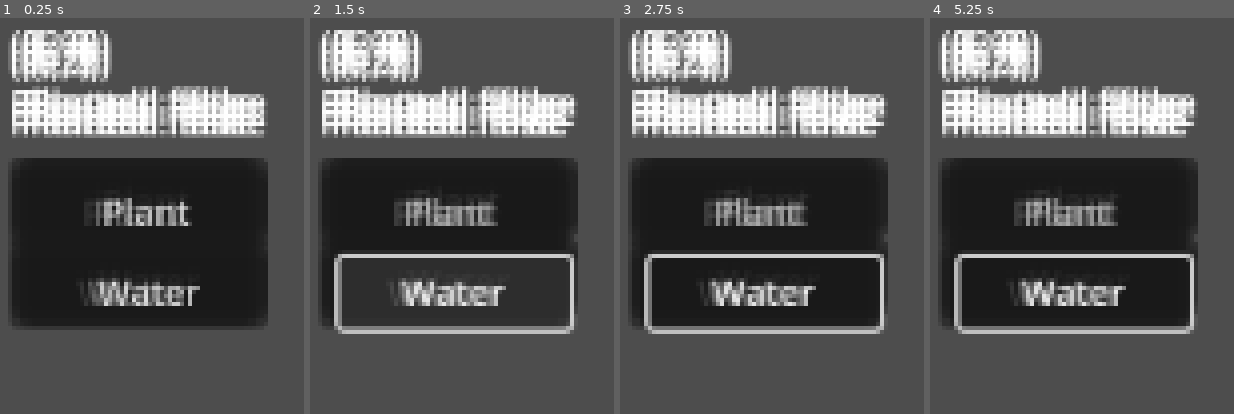
Above: before the commit, frames 1-4 (left to right).
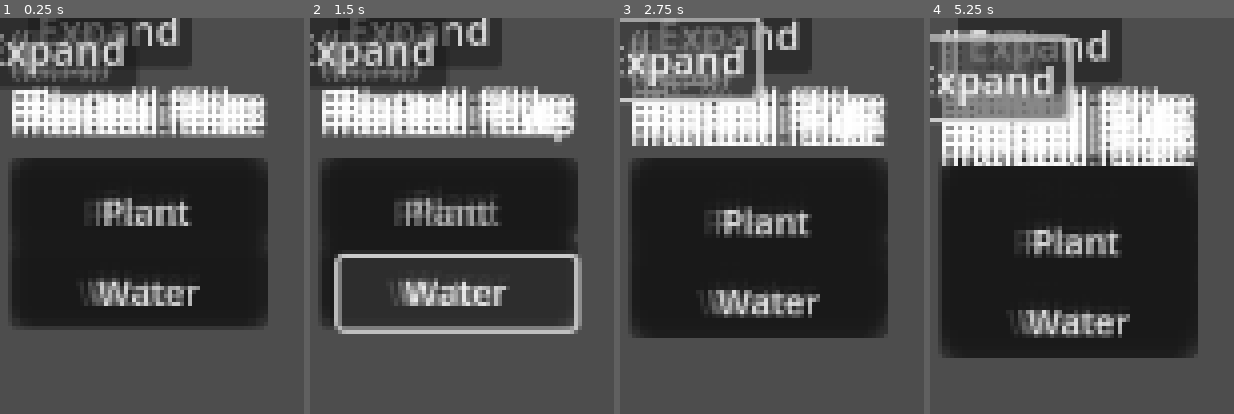
Above: after the commit, the same moments.

Repository: AtkinTC/Godot-Garden
Game: Godot game, scene res://Scenes/main.tscn
Two runs of this game, one before a commit and one after it. Both use one fixed random seed, a clock stepped at 60 frames per second and the inputs below.
Inputs (mouse positions are in pixels of both pictures, inside the frame that each line leads up to):
- Up to frame 1 (0.25 s): no input
- Up to frame 2 (1.5 s): click "Plant" at 0.5 s; click "Water" at 1.25 s
- Up to frame 3 (2.75 s): click (729, 29) at 2 s, where only the run after the commit has a clickable "Expand"
- Up to frame 4 (5.25 s): click (984, 57) at 2.75 s, where only the run after the commit has a clickable "Expand"; click "Plant" at 3.5 s; click "Water" at 4.25 s; click (1039, 37) at 5 s, where only the run after the commit has a clickable "Expand"

The runs differ from the first frame. In frame 1, 8.7% of the frame differs, in the area x 0-64%, y 0-18%; in frame 2, 12%; in frame 3, 21%; in frame 4, 35%, in the area x 0-89%, y 0-86%.

Commit message:
Moved garden logic out of main into new PlantManager singleton and GardenGrid class

Diff:
--- /dev/null
+++ b/Scenes/Garden/GardenGrid.gd
@@ -0,0 +1,39 @@
+extends Control
+class_name GardenGrid
+
+@onready var garden_plot_node_scene : PackedScene = preload("res://Scenes/Garden/GardenPlotNode.tscn")
+
+@onready var grid : GridContainer = $UIGrid/Grid
+
+var width: int = 3
+var height: int = 3
+
+# Called when the node enters the scene tree for the first time.
+func _ready():
+	PlantManager.setup_garden_plots(width, height)
+	reset_grid_plots()
+
+func reset_grid_plots():
+	for child in grid.get_children():
+		child.queue_free()
+
+	grid.set_columns(width)
+
+	for y in height:
+		for x in width:
+			var garden_plot_node : GardenPlotNode = garden_plot_node_scene.instantiate()
+			garden_plot_node.set_plot_coord(Vector2(x,y))
+			grid.add_child(garden_plot_node)
+
+func expand(right: int, down: int):
+	width += right
+	height += down
+
+	PlantManager.setup_garden_plots(width, height)
+	reset_grid_plots()
+
+func _on_expand_right_button_pressed():
+	expand(1,0)
+
+func _on_expand_left_button_pressed():
+	expand(0,1)
--- a/Scenes/Garden/GardenPlot.gd
+++ b/Scenes/Garden/GardenPlot.gd
@@ -2,12 +2,19 @@
 
 var coord : Vector2 = Vector2.ZERO
 
+var plant_key : String
 var planted : bool = false
 var grow_progress : int = 0
 var grow_capacity : int = 1000
 
 var water_capacity : int = 500
 var water_level : int = 0
+
+var grow_speed_unsatisfied : int = 1
+var grow_speed_satisfied : int = 1
+var water_consumption : int = 1
+
+var plant_display_name : String
 
 # Called when the node enters the scene tree for the first time.
 func _ready():
@@ -16,11 +23,36 @@
 func set_coord(_coord : Vector2):
 	coord = _coord
 
-func plant_plot():
+func plant_plot(_plant_key : String= ""):
+	if(_plant_key == ""):
+		plant_key = PlantManager.selected_plant_key
+	else:
+		plant_key = _plant_key
+
+	var plant_type := PlantManager.get_plant_type(plant_key)
+
+	if(plant_type == null || plant_type.size() == 0):
+		return
+
 	planted = true
+	grow_capacity = plant_type[PlantManager.GROW_CAPACITY]
+	grow_speed_unsatisfied = plant_type[PlantManager.GROW_SPEED_UNSATISFIED]
+	grow_speed_satisfied = plant_type[PlantManager.GROW_SPEED_SATISFIED]
+	water_consumption = plant_type[PlantManager.WATER_CONSUMPTION]
+	plant_display_name = plant_type[PlantManager.DISPLAY_NAME]
 
-func water_plot():
-	water_level = water_capacity
+func water_plot(water_amount : int = -1, override_capacity : bool = false):
+	var new_water_level = water_level
+	if(water_amount == -1):
+		## fills to capacity, or doesn't change if already above capacity
+		new_water_level = max(water_capacity, water_level)
+	else:
+		new_water_level = water_level + water_amount
+		if(!override_capacity):
+			## increase is capped by water_capacity, but doesn't change if already above capacity
+			new_water_level = max(water_level, min(new_water_level, water_capacity))
+
+	water_level = new_water_level
 
 func step():
 	if(grow_progress >= grow_capacity):
@@ -28,10 +60,10 @@
 		grow_progress = 0
 
 	if(planted):
-		grow_progress += 2 if water_level > 0 else 1
+		grow_progress += grow_speed_satisfied if water_level >= water_consumption else grow_speed_unsatisfied
 
 	if(water_level > 0 && planted):
-		water_level -= 1
+		water_level -= water_consumption
 
 func get_coord() -> Vector2:
 	return coord
@@ -39,12 +71,21 @@
 func is_planted() -> bool:
 	return planted
 
+func get_plant_display_name() -> String:
+	return plant_display_name
+
 func get_water_level() -> int:
 	return water_level
 
 func get_water_capacity() -> int:
 	return water_capacity
 
+func get_grow_speed_unsatisfied() -> int:
+	return grow_speed_unsatisfied
+
+func get_grow_speed_satisfied() -> int:
+	return grow_speed_satisfied
+
 func get_grow_progress() -> int:
 	return grow_progress
 
--- a/Scenes/Garden/GardenPlotNode.gd
+++ b/Scenes/Garden/GardenPlotNode.gd
@@ -1,7 +1,7 @@
 extends Control
 class_name GardenPlotNode
 
-var garden_plot : GardenPlot
+var plot_coord : Vector2
 
 @onready var coord_label : Label = $V/CoordLabel
 @onready var planted_label : Label = $V/PlantedLabel
@@ -17,14 +17,18 @@
 func _process(delta):
 	update_display()
 
-func set_garden_plot(_garden_plot : GardenPlot) -> void:
-	garden_plot = _garden_plot
+func set_plot_coord(_plot_coord : Vector2) -> void:
+	plot_coord = _plot_coord
 
-func update_display():
+func update_display() -> void:
+	coord_label.text = str(plot_coord)
+
+	var garden_plot : GardenPlot = PlantManager.get_garden_plot(plot_coord)
 	if(!garden_plot):
 		return
-	coord_label.text = str(garden_plot.get_coord())
-	planted_label.text = "Planted : " + str(garden_plot.is_planted())
+
+	if(garden_plot.is_planted()):
+		planted_label.text = "Planted : " + str(garden_plot.get_plant_display_name())
 
 	grow_progress_bar.max_value = garden_plot.get_grow_capacity()
 	grow_progress_bar.value = garden_plot.get_grow_progress()
@@ -35,9 +39,13 @@
 	plant_button.disabled = garden_plot.is_planted()
 
 func _on_plant_button_pressed():
-	garden_plot.plant_plot()
+	var garden_plot : GardenPlot = PlantManager.get_garden_plot(plot_coord)
+	if(garden_plot):
+		garden_plot.plant_plot()
 	update_display()
 
 func _on_water_button_pressed():
-	garden_plot.water_plot()
+	var garden_plot : GardenPlot = PlantManager.get_garden_plot(plot_coord)
+	if(garden_plot):
+		garden_plot.water_plot()
 	update_display()
--- a/Scenes/main.gd
+++ b/Scenes/main.gd
@@ -1,34 +1,28 @@
 extends Node2D
 
-@onready var garden_plot_scene : PackedScene = preload("res://Scenes/Garden/GardenPlotNode.tscn")
-
-@onready var garden_grid : GridContainer = $Control/H/GardenGrid
-
-@export_range(1, 100) var width : int = 10
-@export_range(1, 100) var height : int = 10
+@onready var seeds_list : ItemList = $Control/H/LPanel/SeedsList
+var plant_list_indexes := {}
 
 var step_timer : Timer
 
-var garden_plots := {}
-
 # Called when the node enters the scene tree for the first time.
 func _ready():
-	for child in garden_grid.get_children():
-		child.queue_free()
+	# seeds list
+	seeds_list.clear()
 
-	garden_grid.set_columns(width)
+	var index := 0
+	for plant_key in PlantManager.get_plant_type_keys():
+		var plant_type : Dictionary = PlantManager.get_plant_type(plant_key)
+		seeds_list.add_item(plant_type["display_name"])
+		plant_list_indexes[index] = plant_key
 
-	for y in height:
-		for x in width:
-			var garden_plot : GardenPlot = GardenPlot.new()
-			garden_plot.set_coord(Vector2(x,y))
-			garden_plots[Vector2(x,y)] = garden_plot
+		if(index == 0):
+			PlantManager.set_selected_plant_key(plant_key)
+			seeds_list.select(0)
 
-			var garden_plot_node : GardenPlotNode = garden_plot_scene.instantiate()
-			garden_plot_node.set_garden_plot(garden_plot)
+		index += 1
 
-			garden_grid.add_child(garden_plot_node)
-
+	#start step timer
 	step_timer = Timer.new()
 	step_timer.wait_time = 0.1
 	step_timer.one_shot = true
@@ -41,7 +35,9 @@
 	pass
 
 func _on_step_timer_timeout():
-	for coord in garden_plots.keys():
-		(garden_plots[coord] as GardenPlot).step()
+	PlantManager.step_garden_plots()
 
 	step_timer.start()
+
+func _on_seeds_list_item_selected(index):
+	PlantManager.set_selected_plant_key(plant_list_indexes[index])
--- a/Scenes/main.tscn
+++ b/Scenes/main.tscn
@@ -1,12 +1,11 @@
-[gd_scene load_steps=3 format=3 uid="uid://53bpycblil5h"]
+[gd_scene load_steps=4 format=3 uid="uid://53bpycblil5h"]
 
 [ext_resource type="Script" path="res://Scenes/main.gd" id="1_83mxw"]
+[ext_resource type="Script" path="res://Scenes/Garden/GardenGrid.gd" id="2_754aq"]
 [ext_resource type="PackedScene" uid="uid://cuexouewhieoc" path="res://Scenes/Garden/GardenPlotNode.tscn" id="2_klh75"]
 
 [node name="Main" type="Node2D"]
 script = ExtResource( "1_83mxw" )
-width = 3
-height = 3
 
 [node name="Control" type="Control" parent="."]
 minimum_size = Vector2(1280, 720)
@@ -17,22 +16,83 @@
 anchor_right = 1.0
 anchor_bottom = 1.0
 
-[node name="Control" type="Control" parent="Control/H"]
+[node name="LPanel" type="Control" parent="Control/H"]
 minimum_size = Vector2(200, 0)
 offset_right = 200.0
 offset_bottom = 720.0
 
-[node name="Panel" type="Panel" parent="Control/H/Control"]
+[node name="Panel" type="Panel" parent="Control/H/LPanel"]
 anchor_right = 1.0
 anchor_bottom = 1.0
 
-[node name="GardenGrid" type="GridContainer" parent="Control/H"]
+[node name="SeedsList" type="ItemList" parent="Control/H/LPanel"]
+anchor_right = 1.0
+allow_reselect = true
+auto_height = true
+item_count = 2
+item_0/text = "TEST_1 : 1"
+item_1/text = "TEST_2 : 1"
+
+[node name="GardenGrid" type="Control" parent="Control/H"]
 offset_left = 204.0
 offset_right = 1280.0
 offset_bottom = 720.0
 size_flags_horizontal = 3
-columns = 3
+script = ExtResource( "2_754aq" )
+
+[node name="UIGrid" type="GridContainer" parent="Control/H/GardenGrid"]
+offset_right = 40.0
+offset_bottom = 40.0
+columns = 2
+
+[node name="Grid" type="GridContainer" parent="Control/H/GardenGrid/UIGrid"]
+offset_right = 120.0
+offset_bottom = 135.0
+size_flags_horizontal = 3
+columns = 4
 metadata/_edit_layout_mode = 1
 metadata/_edit_use_custom_anchors = false
 
-[node name="GardenPlot" parent="Control/H/GardenGrid" instance=ExtResource( "2_klh75" )]
+[node name="GardenPlot" parent="Control/H/GardenGrid/UIGrid/Grid" instance=ExtResource( "2_klh75" )]
+
+[node name="Right" type="Panel" parent="Control/H/GardenGrid/UIGrid"]
+minimum_size = Vector2(120, 135)
+offset_left = 124.0
+offset_right = 244.0
+offset_bottom = 135.0
+size_flags_horizontal = 0
+size_flags_vertical = 4
+
+[node name="ExpandRightButton" type="Button" parent="Control/H/GardenGrid/UIGrid/Right"]
+anchor_left = 0.5
+anchor_top = 0.5
+anchor_right = 0.5
+anchor_bottom = 0.5
+offset_left = -33.0
+offset_top = -15.5
+offset_right = 33.0
+offset_bottom = 15.5
+text = "Expand"
+
+[node name="Down" type="Panel" parent="Control/H/GardenGrid/UIGrid"]
+minimum_size = Vector2(120, 135)
+offset_top = 139.0
+offset_right = 120.0
+offset_bottom = 274.0
+size_flags_horizontal = 4
+size_flags_vertical = 0
+
+[node name="ExpandLeftButton" type="Button" parent="Control/H/GardenGrid/UIGrid/Down"]
+anchor_left = 0.5
+anchor_top = 0.5
+anchor_right = 0.5
+anchor_bottom = 0.5
+offset_left = -33.0
+offset_top = -15.5
+offset_right = 33.0
+offset_bottom = 15.5
+text = "Expand"
+
+[connection signal="item_selected" from="Control/H/LPanel/SeedsList" to="." method="_on_seeds_list_item_selected"]
+[connection signal="pressed" from="Control/H/GardenGrid/UIGrid/Right/ExpandRightButton" to="Control/H/GardenGrid" method="_on_expand_right_button_pressed"]
+[connection signal="pressed" from="Control/H/GardenGrid/UIGrid/Down/ExpandLeftButton" to="Control/H/GardenGrid" method="_on_expand_left_button_pressed"]
--- /dev/null
+++ b/Singletons/PlantManager.gd
@@ -0,0 +1,66 @@
+extends Node
+
+const DISPLAY_NAME := "display_name"
+const GROW_CAPACITY := "grow_capacity"
+const GROW_SPEED_UNSATISFIED = "grow_speed_unsatisfied"
+const GROW_SPEED_SATISFIED = "grow_speed_satisfied"
+const WATER_CONSUMPTION = "water_consumption"
+
+var plant_types := {
+	"TULIP" : {
+		"display_name" : "tulip",
+		"grow_capacity" : 1000,
+		"grow_speed_unsatisfied" : 1,
+		"grow_speed_satisfied" : 2,
+		"water_consumption" : 1
+	},
+	"ROSE" : {
+		"display_name" : "rose",
+		"grow_capacity" : 2000,
+		"grow_speed_unsatisfied" : 1,
+		"grow_speed_satisfied" : 4,
+		"water_consumption" : 2
+	},
+	"ORCHID" : {
+		"display_name" : "orchid",
+		"grow_capacity" : 2000,
+		"grow_speed_unsatisfied" : 0,
+		"grow_speed_satisfied" : 1,
+		"water_consumption" : 4
+	}
+}
+
+var garden_plots := {}
+
+var selected_plant_key : String
+
+func setup_garden_plots(width: int, height: int):
+	for y in height:
+		for x in width:
+			var coord := Vector2(x,y)
+			if(!garden_plots.has(coord)):
+				var garden_plot : GardenPlot = GardenPlot.new()
+				garden_plot.set_coord(coord)
+				set_garden_plot(coord, garden_plot)
+
+func step_garden_plots():
+	for coord in garden_plots.keys():
+		(garden_plots[coord] as GardenPlot).step()
+
+func get_plant_type_keys() -> Array:
+	return plant_types.keys()
+
+func get_plant_type(plant_type_key : String) -> Dictionary:
+	return plant_types.get(plant_type_key, {})
+
+func set_garden_plot(coord : Vector2, garden_plot : GardenPlot):
+	garden_plots[coord] = garden_plot
+
+func get_garden_plot(coord : Vector2):
+	return garden_plots.get(coord)
+
+func set_selected_plant_key(plant_key : String):
+	selected_plant_key = plant_key
+
+func get_selected_plant_key() -> String:
+	return selected_plant_key
--- a/project.godot
+++ b/project.godot
@@ -9,6 +9,11 @@
 config_version=5
 
 _global_script_classes=[{
+"base": "Control",
+"class": &"GardenGrid",
+"language": &"GDScript",
+"path": "res://Scenes/Garden/GardenGrid.gd"
+}, {
 "base": "RefCounted",
 "class": &"GardenPlot",
 "language": &"GDScript",
@@ -20,6 +25,7 @@
 "path": "res://Scenes/Garden/GardenPlotNode.gd"
 }]
 _global_script_class_icons={
+"GardenGrid": "",
 "GardenPlot": "",
 "GardenPlotNode": ""
 }
@@ -31,6 +37,10 @@
 config/icon="res://icon.png"
 config/features=PackedStringArray("4.0", "Vulkan Mobile")
 
+[autoload]
+
+PlantManager="*res://Singletons/PlantManager.gd"
+
 [display]
 
 window/size/viewport_width=1280
